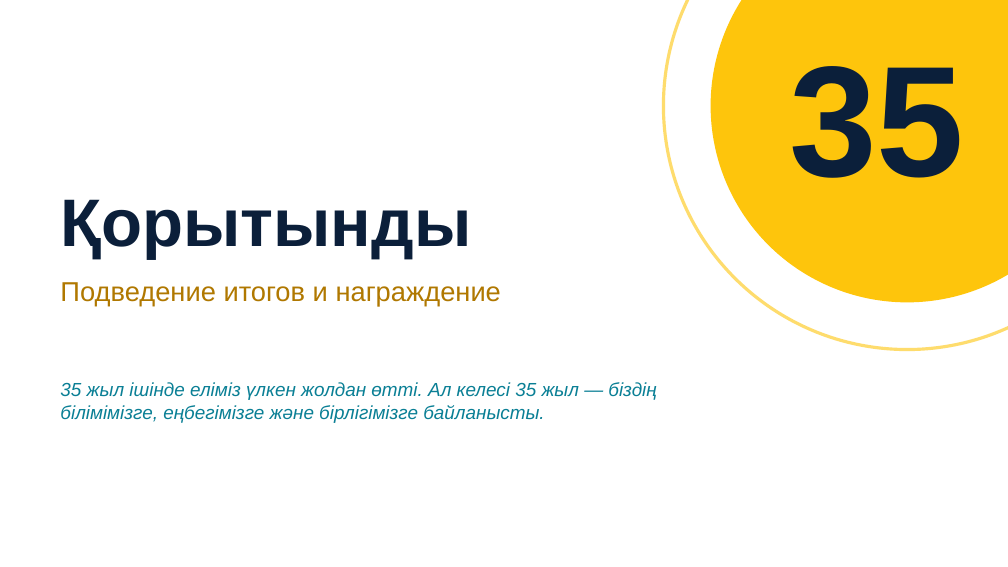
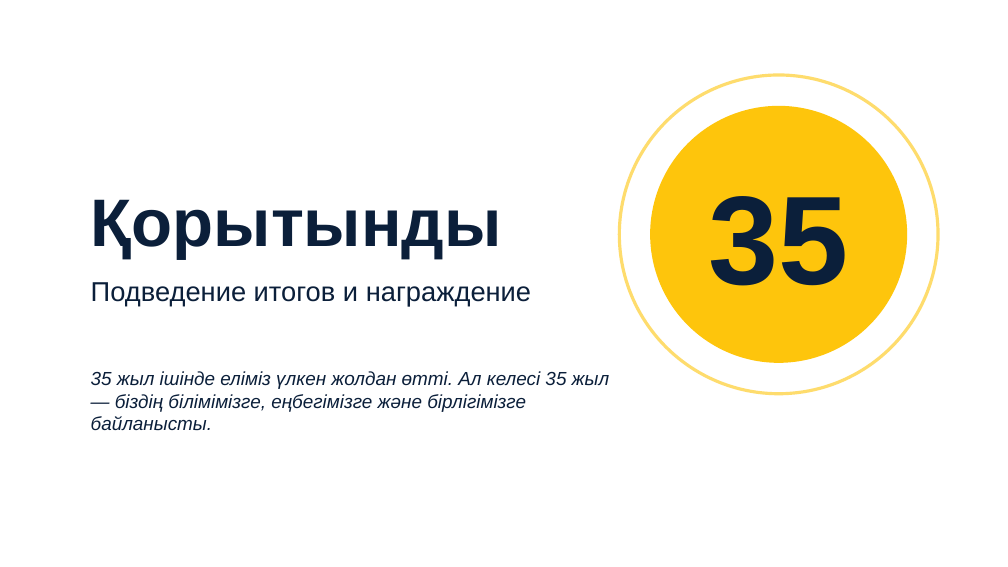
Before and after one commit to Raziyanis/fizmat, a slide deck: slide 66 of kyzyk-times-35/Kyzyk_Times_35.pptx. Drawn at 1008x567 pixels with LibreOffice and Linux fonts; fonts in the diff are those of the drawing; background and template pictures are left out. Boxes give left, top, right and bottom in pixels: in the first picture for what was removed or moved away, otherwise in the second. Text is boxed around its words. In the diff, an @@ line names an element or a change of style, - is before the commit and + after.

```diff
--- a/kyzyk-times-35/Kyzyk_Times_35.pptx
+++ b/kyzyk-times-35/Kyzyk_Times_35.pptx
@@ ellipse: place and size @@
-ellipse at (664, 0, 1008, 350)
+ellipse at (619, 75, 938, 394)
@@ text "35": place and size @@
-text "35" at (789, 66, 964, 178)
+text "35" at (709, 196, 849, 286)
@@ text "35" at (709, 196, 849, 286): size 150 to 120 pt @@
@@ ellipse: place and size @@
-ellipse at (711, 0, 1008, 302)
+ellipse at (650, 106, 907, 363)
@@ text "Қорытынды": place and size @@
-text "Қорытынды" at (60, 199, 471, 258)
+text "Қорытынды" at (91, 199, 502, 258)
@@ text "Подведение итогов и награждение": place and size @@
-text "Подведение итогов и награждение" at (60, 282, 501, 306)
+text "Подведение итогов и награждение" at (91, 282, 531, 306)
@@ text "Подведение итогов и награждение" at (91, 282, 531, 306): text colour #B07800 to #0B1F3A @@
@@ text "35 жыл ішінде еліміз үлкен ...": place and size @@
-text "35 жыл ішінде еліміз үлкен ..." at (60, 382, 656, 423)
+text "35 жыл ішінде еліміз үлкен ..." at (91, 371, 610, 431)
@@ text "35 жыл ішінде еліміз үлкен ..." at (91, 371, 610, 431): text colour #0A7F95 to #0B1F3A @@
```
Also in this commit, not shown: 67 other slides changed, 3 slides added, 3 slides removed, 11 other files.
